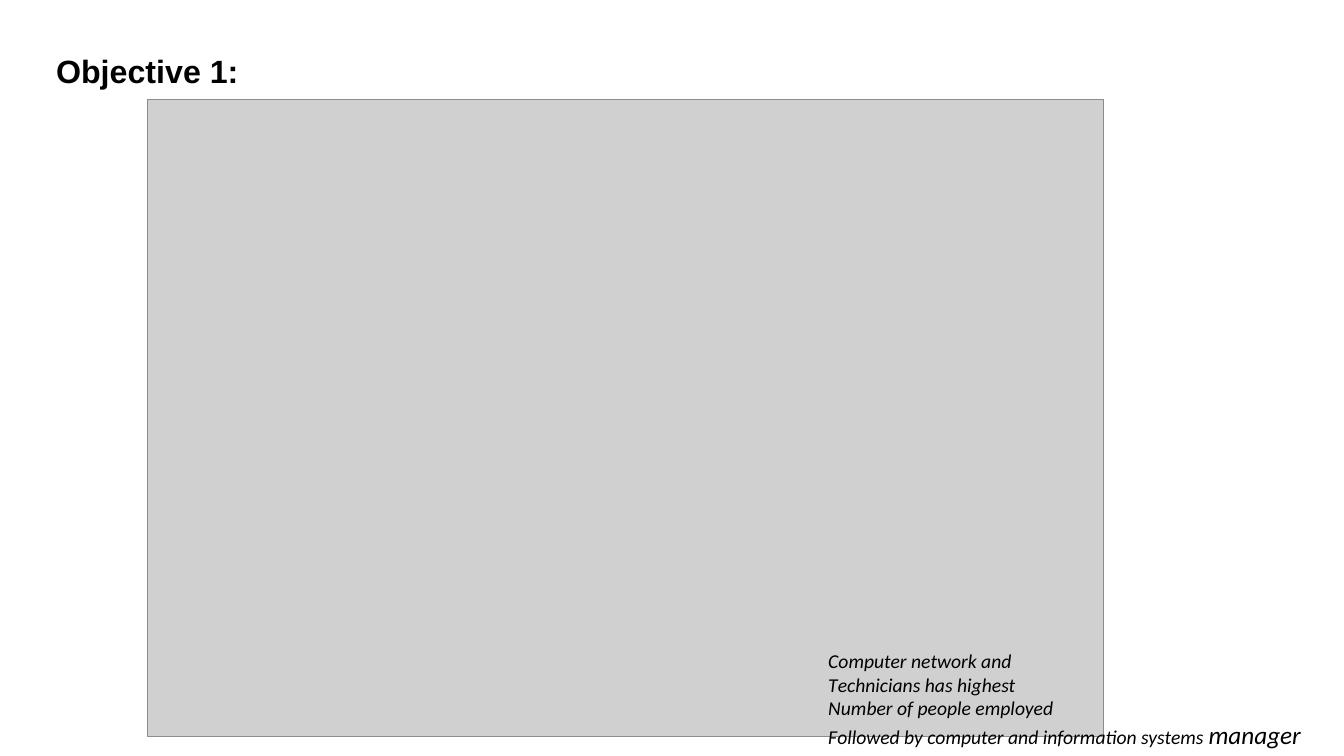
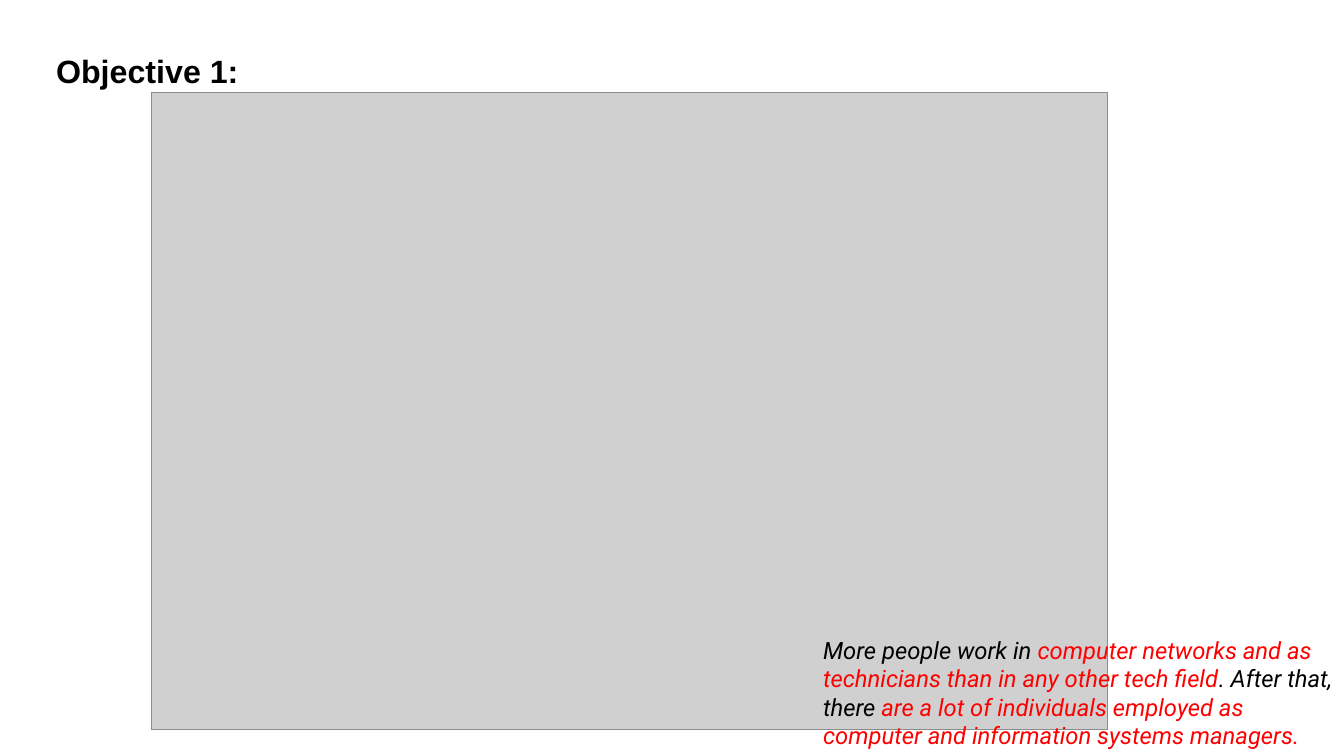
Before and after one commit to rajprasadshrestha/groupassignments, a slide deck: slide 9 of nosqldatabase/Presentation5.pptx. Drawn at 1344x756 pixels with LibreOffice and Linux fonts; fonts in the diff are those of the drawing; grey boxes stand for pictures. Boxes give left, top, right and bottom in pixels: in the first picture for what was removed or moved away, otherwise in the second. Text is boxed around its words. In the diff, an @@ line names an element or a change of style, - is before the commit and + after.

```diff
--- a/nosqldatabase/Presentation5.pptx
+++ b/nosqldatabase/Presentation5.pptx
@@ picture: place and size @@
-picture at (148,99,1104,736)
+picture at (151,93,1107,730)
@@ text at (823,637,1332,750): text changed; size 14 to 17 pt; font Calibri to Roboto; text colour #000000 to #FF0000 @@
-Computer network and
-Technicians has highest
-Number of people employed
-Followed by computer and information systems manager
+More people work in computer networks and as technicians than in any other tech field. After that, there are a lot of individuals employed as computer and information systems managers.
```
Also in this commit, not shown: 7 other slides changed, 1 slide added, 2 slides removed, 15 other files.
